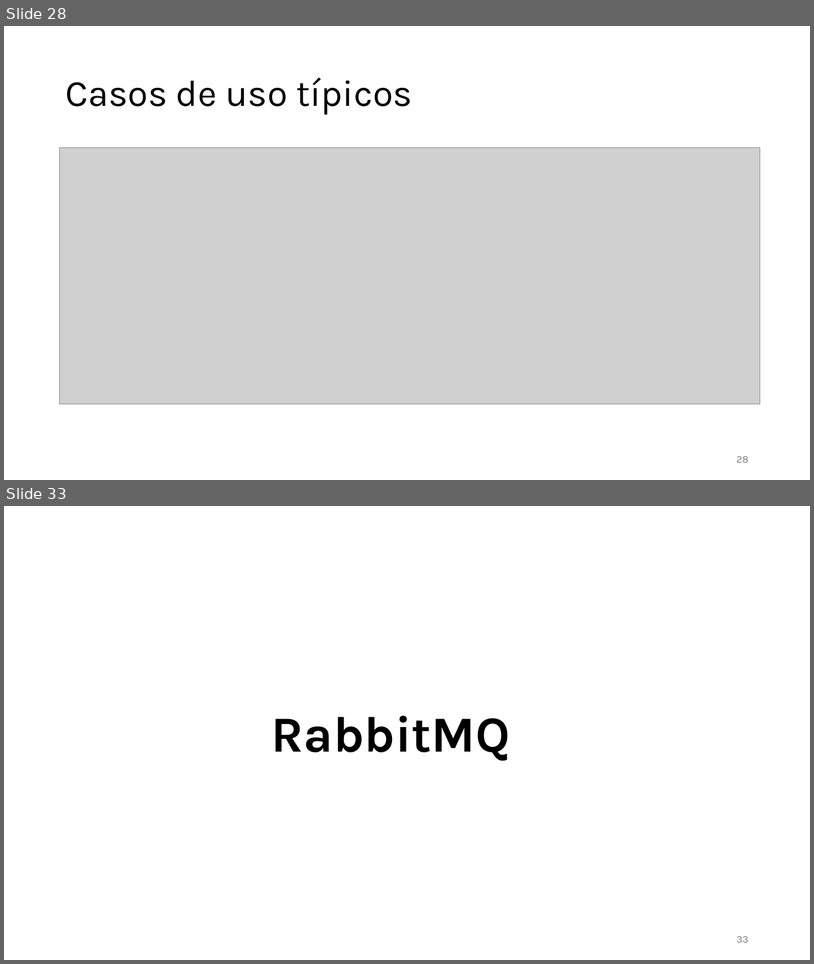
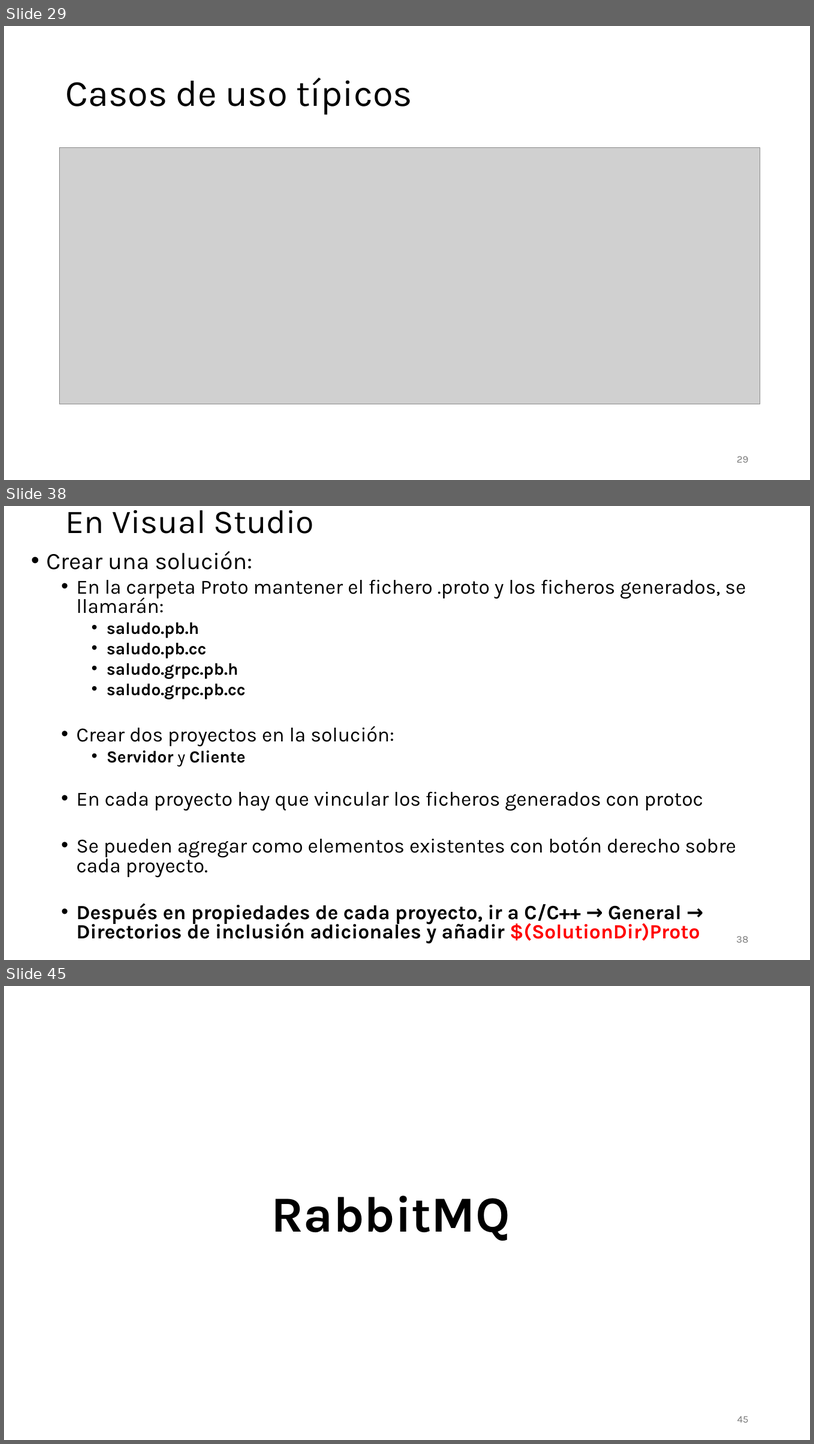
Before and after one commit to aldebarran22/CURSO_CPP_SERVICIOS_30H, a slide deck: doc/3_Comunicacion_microservicios_C++.pptx. Shown one above the other, each under a label of ours: slides 28 and 33 before the commit, slides 29, 38 and 45 after it; the slides between them are not shown. The pictures are 814x964 and 814x1444 pixels, drawn with LibreOffice and Linux fonts; fonts in the diff are those of the drawing; grey boxes stand for pictures. Boxes give left, top, right and bottom in pixels: in the first picture for what was removed or moved away, otherwise in the second. Text is boxed around its words. In the diff, an @@ line names an element or a change of style, - is before the commit and + after.

```diff
--- a/doc/3_Comunicacion_microservicios_C++.pptx
+++ b/doc/3_Comunicacion_microservicios_C++.pptx
@@ slide 38 added at [4,506,810,960], background #FFFFFF @@
@@ title added at [65,510,314,534], 39.6 pt, text #000000 @@
+En Visual Studio
@@ text added at [46,551,746,943], 24 pt, text #000000 @@
+• Crear una solución:
+  • En la carpeta Proto mantener el fichero .proto y los ficheros generados, se llamarán:
+    • saludo.pb.h
+    • saludo.pb.cc
+    • saludo.grpc.pb.h
+    • saludo.grpc.pb.cc
+  • Crear dos proyectos en la solución:
+    • Servidor y Cliente
+  • En cada proyecto hay que vincular los ficheros generados con protoc
+  • Se pueden agregar como elementos existentes con botón derecho sobre cada proyecto.
+  • Después en propiedades de cada proyecto, ir a C/C++ → General → Directorios de inclusión adicionales y añadir $(SolutionDir)Proto
@@ page number added at [737,936,749,942], 12 pt, text #797979 @@
+38
@@ what was slide 28 is now slide 29 @@
@@ what was slide 33 is now slide 45 @@
@@ page number at [738,1416,749,1422]: text changed @@
-33
+45
```
Also in this commit, not shown: 9 slides changed, 12 other slides added, 1 slide removed, 31 other files.
